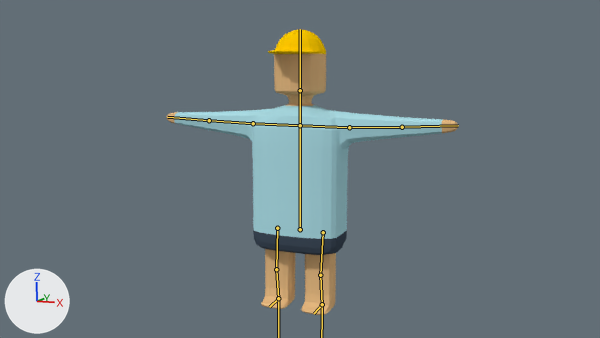
What one commit did to the Blender file introduction/blend/010_012.blend.
Before and after are seen from the file's camera 'Camera'. The axes (+X, +Y, +Z) are drawn at lower left. The lights are the same throughout. Both versions are drawn at the pose saved in each file; the numbers are the values there. The bones that bend it are drawn over the model as lines.

Names of what the first picture shows: '立方体'.
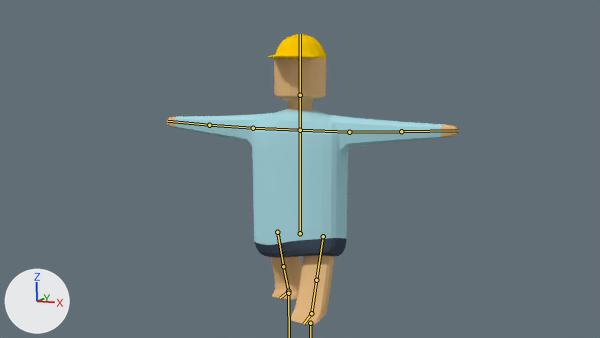
Location of each change, [x1, y1, x2, y2] in pixels of the pictures (600 x 338 px):
'立方体', posed
    before: [166, 29, 458, 315]
    after: [167, 34, 458, 325]
bone 'Leg.002.L', root to tip
    before: (322, 304) to (314, 313)
    after: (311, 313) to (303, 324)
bone 'Leg.002.R', root to tip
    before: (278, 298) to (269, 307)
    after: (288, 291) to (280, 298)

The edits, one by one:
Bone 'root' (bone_root) moves from (0.0, 0.0, 0.0) to (0.0, 0.1, 0.0).
Bone 'Leg.002.L' (bone_leg_002_l) turns from (0, 0, 0) to (33, 0, 0) degrees about its own x, y and z.
Bone 'Leg.002.R' (bone_leg_002_r) turns from (0, 0, 0) to (-15, 0, 0) degrees about its own x, y and z.
Bone 'Leg.003.L' (bone_leg_003_l) moves from (0.0, 0.0, 0.0) to (0.0, 0.08, -0.71).
Bone 'Leg.003.R' (bone_leg_003_r) moves from (0.0, 0.0, 0.0) to (0.0, -0.04, 0.61).
